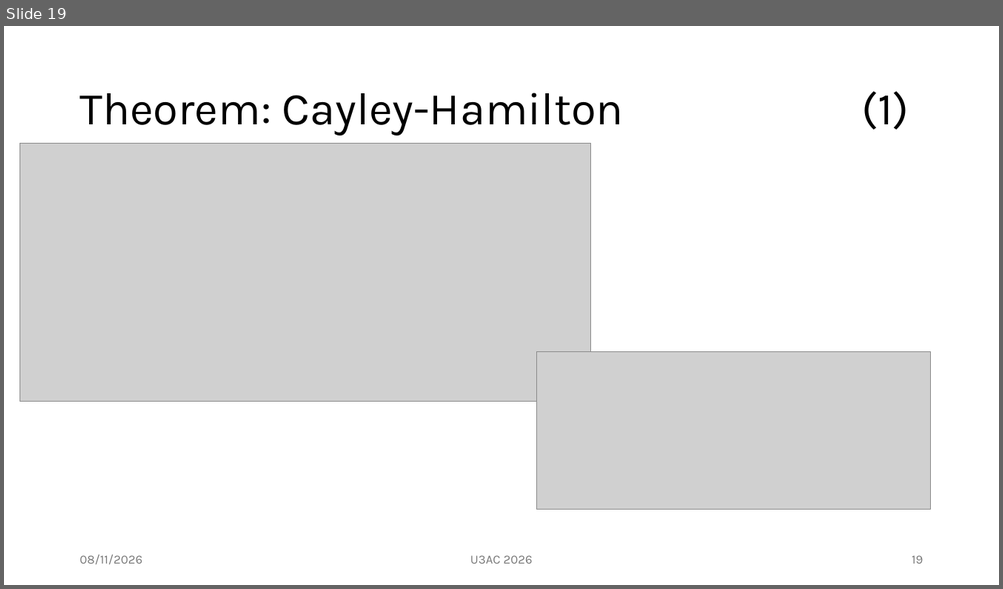
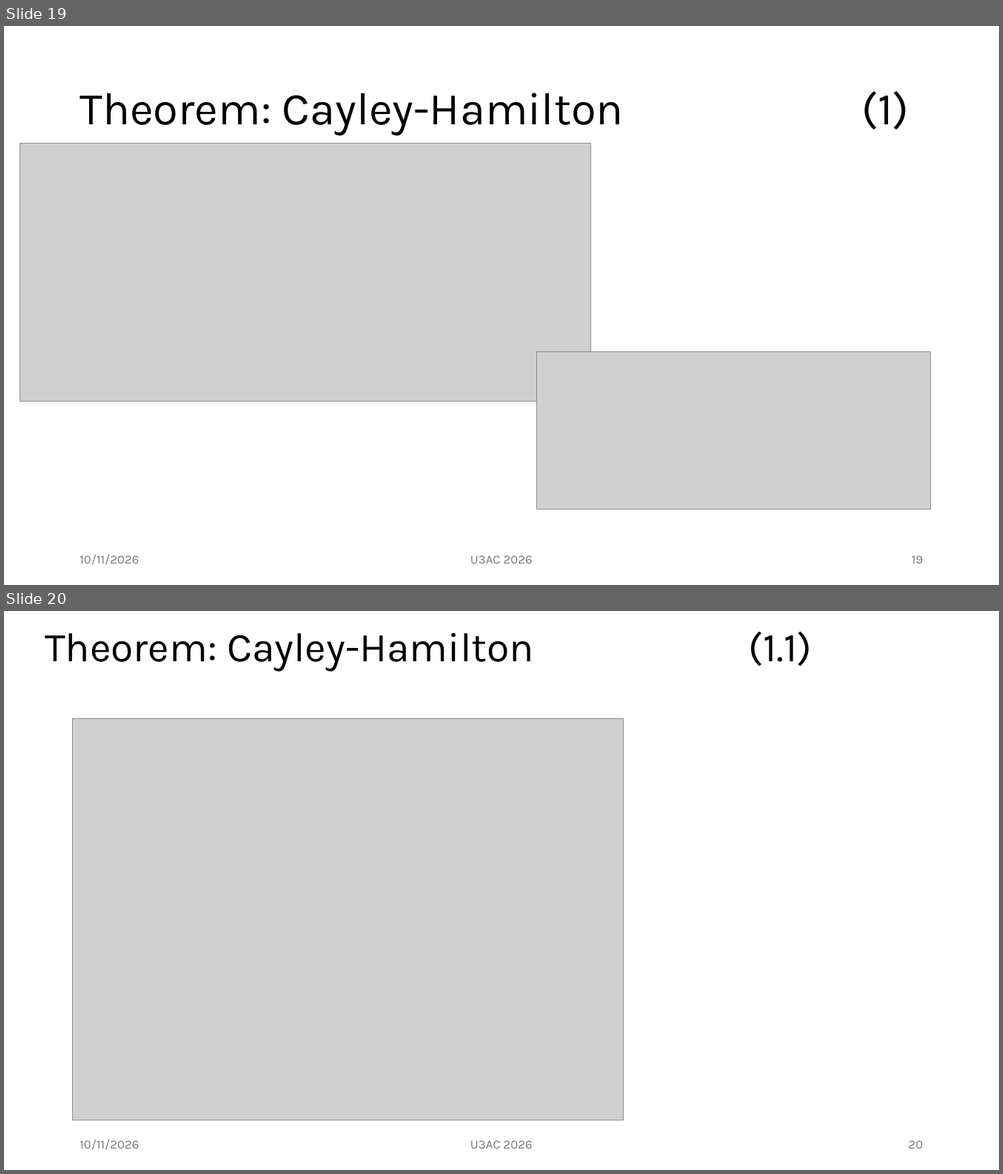
Before and after one commit to mm002a/U3AC, a slide deck: MTH04/U3AC.Lec2.pptx. Shown one above the other, each under a label of ours: slide 19 before the commit, slides 19 and 20 after it. The pictures are 1003x589 and 1003x1174 pixels, drawn with LibreOffice and Linux fonts; fonts in the diff are those of the drawing; grey boxes stand for pictures. Boxes give left, top, right and bottom in pixels: in the first picture for what was removed or moved away, otherwise in the second. Text is boxed around its words. In the diff, an @@ line names an element or a change of style, - is before the commit and + after.

Commit message:
Update U3AC.Lec2.pptx
As delivered.
With definition of eigen = own
and Cayley-Hamilto 2x2

```diff
--- a/MTH04/U3AC.Lec2.pptx
+++ b/MTH04/U3AC.Lec2.pptx
@@ slide 20 added at [4, 611, 999, 1170], background #FFFFFF @@
@@ title added at [45, 632, 811, 671], 39.6 pt, text #000000 @@
+Theorem: Cayley-Hamilton (1.1)
@@ picture added at [73, 719, 623, 1122] @@
@@ text added at [79, 1140, 139, 1150], 12 pt, text #797979 @@
+10/11/2026
@@ text added at [470, 1141, 532, 1149], 12 pt, text #797979 @@
+U3AC 2026
@@ page number added at [908, 1141, 923, 1149], 12 pt, text #797979 @@
+20
@@ slide 19 changed as well @@
@@ text at [79, 555, 139, 565]: text changed @@
-08/11/2026
+10/11/2026
```
Also in this commit, not shown: 37 other slides changed.
